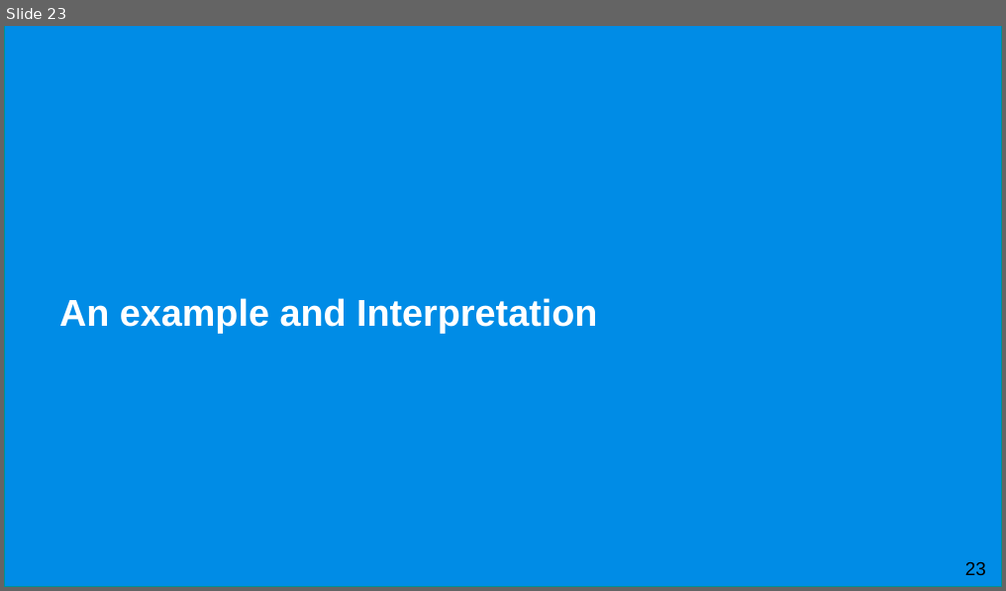
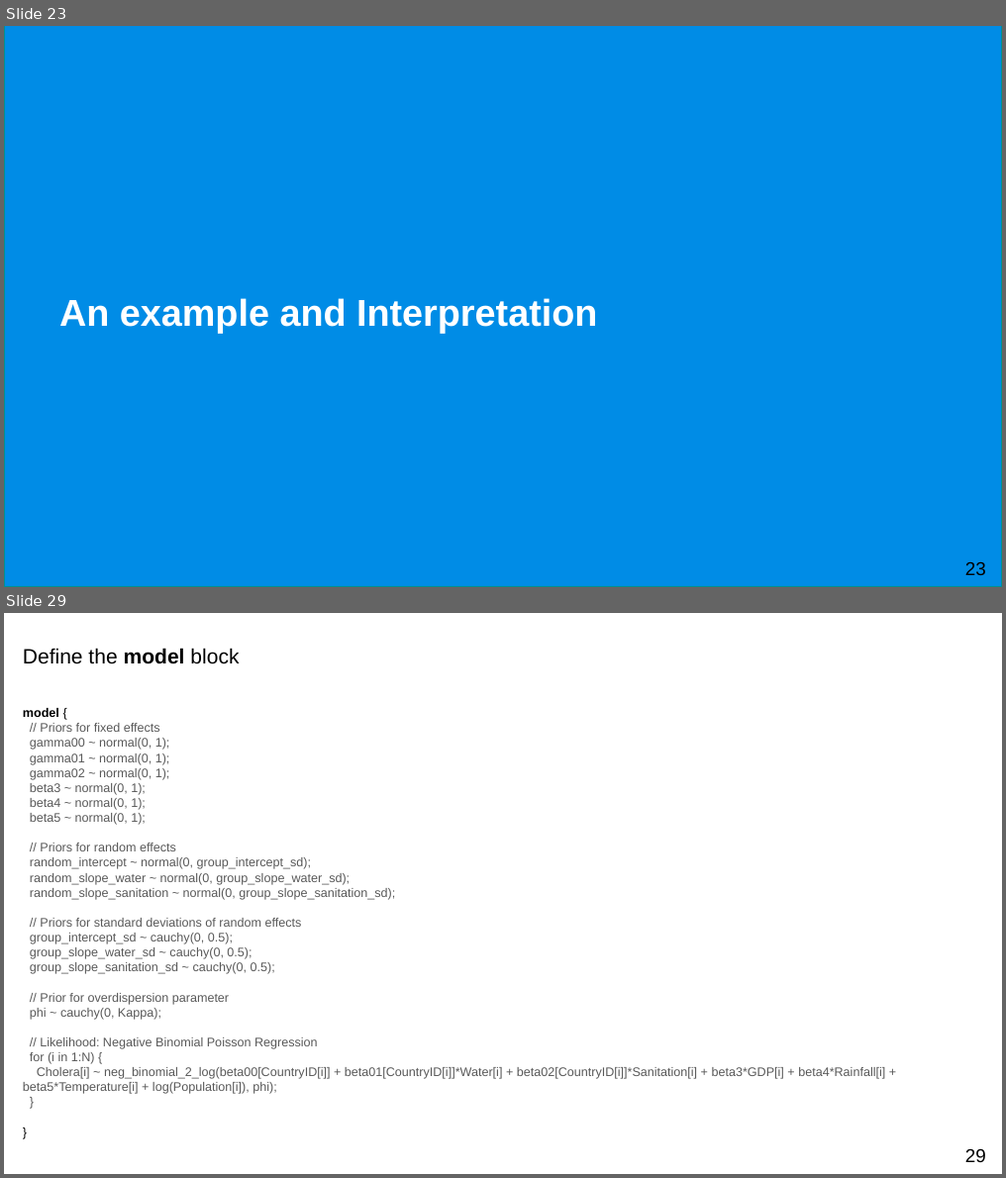
Before and after one commit to UCLPG-MSC-SGDS/GEOG0125, a slide deck: Lecture_notes_ppt/GEOG0125 Week 7 Lecture - Bayesian Hierarchical Models.pptx. Shown one above the other, each under a label of ours: slide 23 before the commit, slides 23 and 29 after it; the slides between them are not shown. The pictures are 1006x591 and 1006x1178 pixels, drawn with LibreOffice and Linux fonts; fonts in the diff are those of the drawing; background and template pictures are left out. Boxes give left, top, right and bottom in pixels: in the first picture for what was removed or moved away, otherwise in the second. Text is boxed around its words. In the diff, an @@ line names an element or a change of style, - is before the commit and + after.

```diff
--- a/Lecture_notes_ppt/GEOG0125 Week 7 Lecture - Bayesian Hierarchical Models.pptx
+++ b/Lecture_notes_ppt/GEOG0125 Week 7 Lecture - Bayesian Hierarchical Models.pptx
@@ slide 29 added at (4, 613, 1002, 1174), background #FFFFFF @@
@@ text added at (23, 648, 239, 664), 20 pt, text #000000 @@
+Define the model block
@@ text added at (23, 708, 885, 1094), 12 pt, text #595959 @@
+model {
+// Priors for fixed effects
+gamma00 ~ normal(0, 1);
+gamma01 ~ normal(0, 1);
+gamma02 ~ normal(0, 1);
+beta3 ~ normal(0, 1);
+beta4 ~ normal(0, 1);
+beta5 ~ normal(0, 1);
+// Priors for random effects
+random_intercept ~ normal(0, group_intercept_sd);
+random_slope_water ~ normal(0, group_slope_water_sd);
+random_slope_sanitation ~ normal(0, group_slope_sanitation_sd);
+// Priors for standard deviations of random effects
+group_intercept_sd ~ cauchy(0, 0.5);
+group_slope_water_sd ~ cauchy(0, 0.5);
+group_slope_sanitation_sd ~ cauchy(0, 0.5);
+// Prior for overdispersion parameter
+phi ~ cauchy(0, Kappa);
+// Likelihood: Negative Binomial Poisson Regression
+for (i in 1:N) {
+Cholera[i] ~ neg_binomial_2_log(beta00[CountryID[i]] + beta01[CountryID[i]]*Water[i] + beta02[CountryID[i]]*Sanitation[i] + beta3*GDP[i] + beta4*Rainfall[i] + beta5*Temperature[i] + log(Population[i]), phi);
+}
+}
@@ page number added at (965, 1149, 986, 1162), 18 pt, text #000000 @@
+29
```
Also in this commit, not shown: 11 slides changed, 4 other slides added, 3 slides removed, 2 other files.
